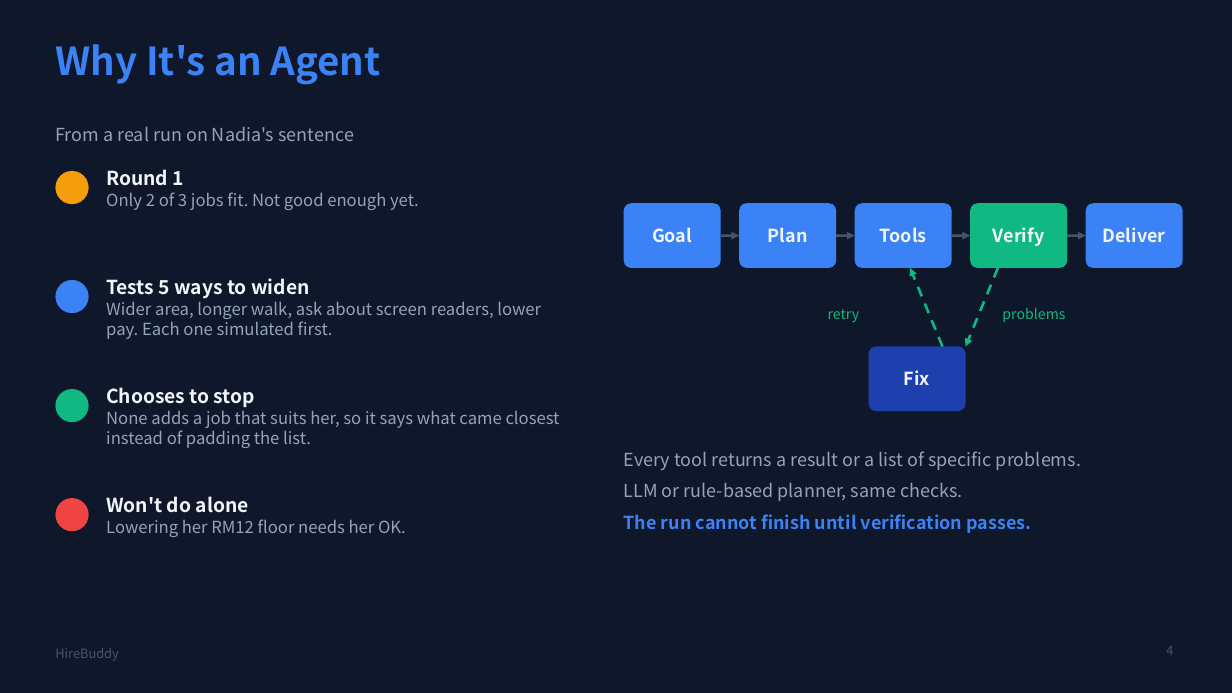
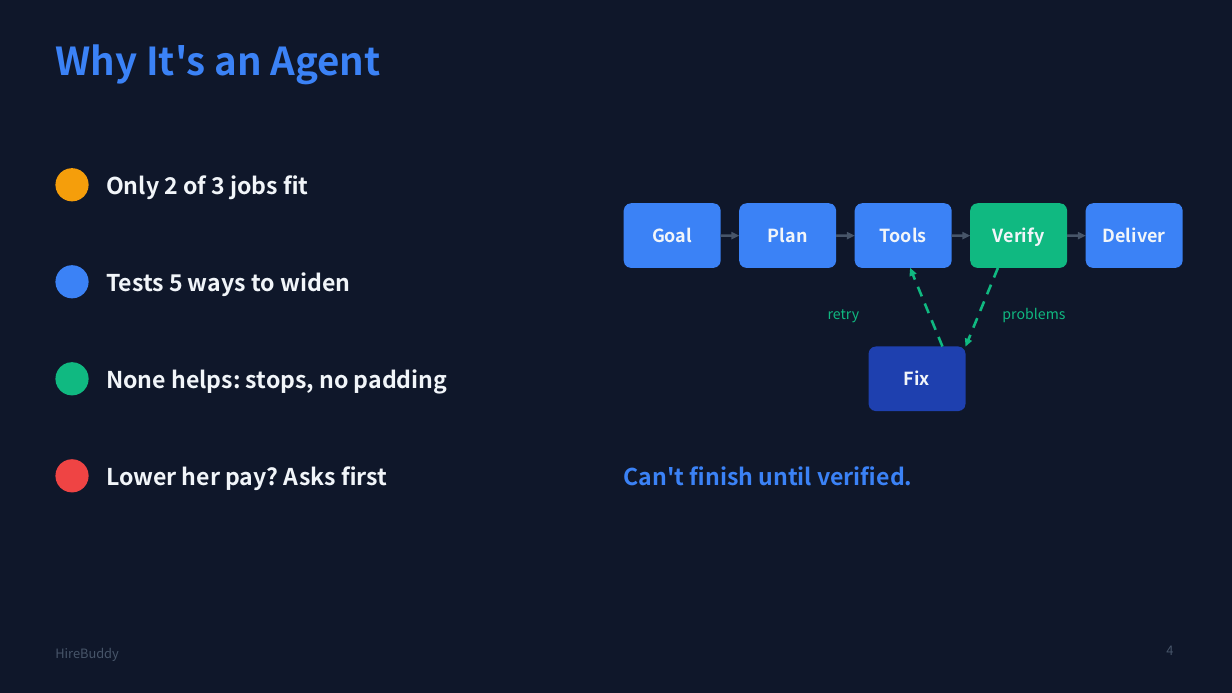
Before and after one commit to Josan88/job-buddy, a slide deck: slide 4 of hirebuddy-pitch.pptx. Drawn at 1232x693 pixels with LibreOffice and Linux fonts; fonts in the diff are those of the drawing. Boxes give left, top, right and bottom in pixels: in the first picture for what was removed or moved away, otherwise in the second. Text is boxed around its words. In the diff, an @@ line names an element or a change of style, - is before the commit and + after.

```diff
--- a/hirebuddy-pitch.pptx
+++ b/hirebuddy-pitch.pptx
@@ text removed at (55,126,354,141) @@
-From a real run on Nadia's sentence
@@ text at (106,175,308,199): text changed; size 13 to 18 pt; text colour #94A3B8 to #F1F5F9; bold on @@
-Round 1
-Only 2 of 3 jobs fit. Not good enough yet.
+Only 2 of 3 jobs fit
@@ text "Only 2 of 3 jobs ..." at (106,175,308,199): vertical alignment top to middle @@
@@ ellipse: place and size @@
-ellipse at (55,280,89,313)
+ellipse at (55,265,89,299)
@@ text "Tests 5 ways to widen" at (106,272,350,296): size 15 to 18 pt; vertical alignment top to middle @@
@@ text at (106,298,541,339): paragraph removed @@
-Wider area, longer walk, ask about screen readers, lower pay. Each one simulated first.
@@ ellipse: place and size @@
-ellipse at (55,389,89,422)
+ellipse at (55,362,89,396)
@@ text removed at (106,387,560,448) @@
-Chooses to stop
-None adds a job that suits her, so it says what came closest instead of padding the list.
@@ text added at (106,369,448,393), 18 pt, text #F1F5F9, bold @@
+None helps: stops, no padding
@@ ellipse: place and size @@
-ellipse at (55,498,89,531)
+ellipse at (55,459,89,493)
@@ text added at (106,466,387,490), 18 pt, text #F1F5F9, bold @@
+Lower her pay? Asks first
@@ text removed at (624,451,1081,533) @@
-Every tool returns a result or a list of specific problems.
-LLM or rule-based planner, same checks.
-The run cannot finish until verification passes.
@@ text added at (624,466,912,486), 18 pt, text #3B82F6, bold @@
+Can't finish until verified.
@@ text removed at (106,496,406,537) @@
-Won't do alone
-Lowering her RM12 floor needs her OK.
```
Also in this commit, not shown: 3 other slides changed, 1 slide added, 1 slide removed.
